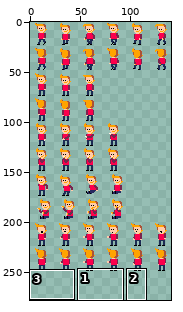
Two states of a sprite sheet, assets/human_red.png. Above, an overview of the earlier version with the close-up marked.
Close-up. Earlier state:
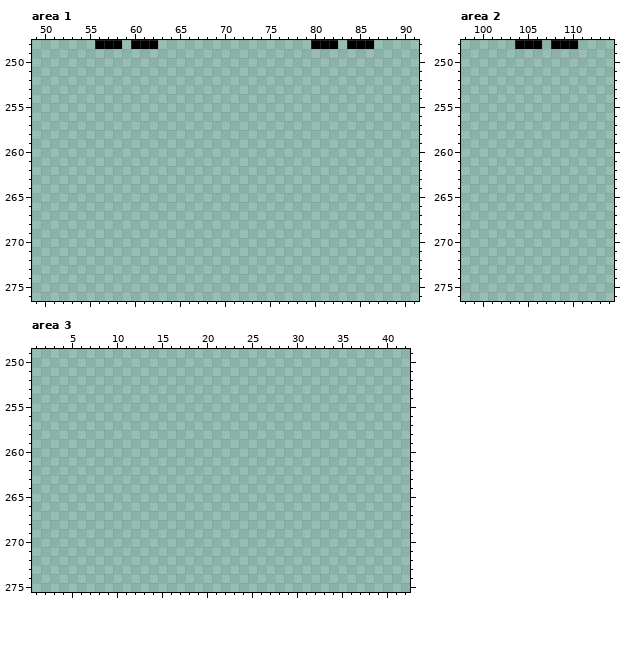
The file is 144x500 pixels. Colours within 5 levels of each other are drawn and written as one. Shown: area 1: x 49..91, y 248..276; area 2: x 98..114, y 248..276; area 3: x 1..42, y 249..275. The wide view leaves out empty margins.
And afterwards:
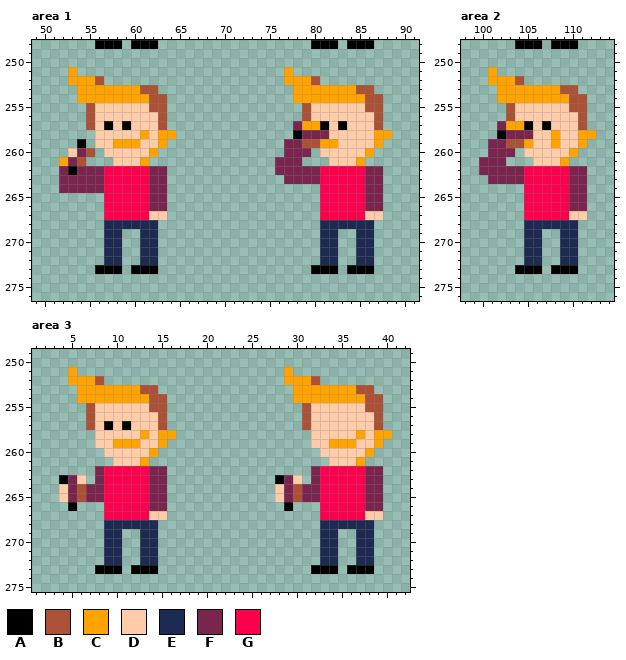
Palette (. is transparent): A #000000  B #ab5236  C #ffa300  D #ffccaa  E #1d2b53  F #7a254e  G #fb004c
Change:
Area 1:
y 251: x 53 . -> C; x 77 . -> C
y 252: x 53..56 .... -> CCCB; x 77..80 .... -> CCCB
y 253: x 54..62 ......... -> CCCCCCCBB; x 78..86 ......... -> CCCCCCCBB
y 254: x 54..63 .......... -> CCCCCCCCBB; x 78..87 .......... -> CCCCCCCCBB
y 255: x 55..63 ......... -> BDDDDDDBB; x 79..87 ......... -> BDDDDDDBB
y 256: x 55..63 ......... -> BDDDDDDDB; x 79..87 ......... -> BDDDDDDDB
y 257: x 55..63 ......... -> BDADADDDB; x 78..87 .......... -> FCCADADDDB
y 258: x 56..64 ......... -> DDDDDCDCC; x 78..88 ........... -> AFFFDDDDDCC
y 259: x 54 . -> A; x 56..63 ........ -> DDCCCDDC; x 77..87 ........... -> FFBBCCDDDDC
y 260: x 53..55 ... -> DFB; x 57..62 ...... -> DDDDDC; x 77..79 ... -> FFF; x 81..86 ...... -> DDDDDC
y 261: x 52..54 ... -> CFB; x 58..61 .... -> DDDC; x 76..78 ... -> FFF; x 82..85 .... -> DDDC
y 262: x 52..63 ............ -> FAFFFGGGGGFF; x 76..87 ............ -> FFFFFGGGGGFF
y 263: x 52..63 ............ -> FFFFFGGGGGFF; x 77..87 ........... -> FFFFGGGGGFF
y 264: x 52..63 ............ -> FFFFFGGGGGFF; x 81..87 ....... -> GGGGGFF
y 265..266: x 57..63 ....... -> GGGGGFF; x 81..87 ....... -> GGGGGFF
y 267: x 57..63 ....... -> GGGGGDD; x 81..87 ....... -> GGGGGDD
y 268: x 57..62 ...... -> EEEEEE; x 81..86 ...... -> EEEEEE
y 269..272: x 57..58 .. -> EE; x 61..62 .. -> EE; x 81..82 .. -> EE; x 85..86 .. -> EE
y 273: x 56..58 ... -> AAA; x 60..62 ... -> AAA; x 80..82 ... -> AAA; x 84..86 ... -> AAA
Area 2:
y 251: x 101 . -> C
y 252: x 101..104 .... -> CCCB
y 253: x 102..110 ......... -> CCCCCCCBB
y 254: x 102..111 .......... -> CCCCCCCCBB
y 255: x 103..111 ......... -> BDDDDDDBB
y 256: x 103..111 ......... -> BDDDDDDDB
y 257: x 102..111 .......... -> FCCADADDDB
y 258: x 102..112 ........... -> AFFFDDCDDCC
y 259: x 101..111 ........... -> FFBBCDDCDDC
y 260: x 101..103 ... -> FFF; x 105..110 ...... -> DDDDDC
y 261: x 100..102 ... -> FFF; x 106..109 .... -> DDDC
y 262: x 100..111 ............ -> FFFFFGGGGGFF
y 263: x 101..111 ........... -> FFFFGGGGGFF
y 264..266: x 105..111 ....... -> GGGGGFF
y 267: x 105..111 ....... -> GGGGGDD
y 268: x 105..110 ...... -> EEEEEE
y 269..272: x 105..106 .. -> EE; x 109..110 .. -> EE
y 273: x 104..106 ... -> AAA; x 108..110 ... -> AAA
Area 3:
y 251: x 5 . -> C; x 29 . -> C
y 252: x 5..8 .... -> CCCB; x 29..32 .... -> CCCB
y 253: x 6..14 ......... -> CCCCCCCBB; x 30..38 ......... -> CCCCCCCBB
y 254: x 6..15 .......... -> CCCCCCCCBB; x 30..39 .......... -> CCCCCCCCBB
y 255: x 7..15 ......... -> BDDDDDDBB; x 31..39 ......... -> BDDDDDDBB
y 256: x 7..15 ......... -> BDDDDDDDB; x 31..39 ......... -> BDDDDDDDB
y 257: x 7..15 ......... -> BDADADDDB; x 31..39 ......... -> BDDDDDDDB
y 258: x 8..16 ......... -> DDDDDCDCC; x 32..40 ......... -> DDDDDCDCC
y 259: x 8..15 ........ -> DDCCCDDC; x 32..39 ........ -> DDCCCDDC
y 260: x 9..14 ...... -> DDDDDC; x 33..38 ...... -> DDDDDC
y 261: x 10..13 .... -> DDDC; x 34..37 .... -> DDDC
y 262: x 8..15 ........ -> FGGGGGFF; x 32..39 ........ -> FGGGGGFF
y 263: x 4..6 ... -> AFD; x 8..15 ........ -> FGGGGGFF; x 28..30 ... -> AFD; x 32..39 ........ -> FGGGGGFF
y 264..265: x 4..15 ............ -> DFBFFGGGGGFF; x 28..39 ............ -> DFBFFGGGGGFF
y 266: x 5 . -> A; x 9..15 ....... -> GGGGGFF; x 29 . -> A; x 33..39 ....... -> GGGGGFF
y 267: x 9..15 ....... -> GGGGGDD; x 33..39 ....... -> GGGGGDD
y 268: x 9..14 ...... -> EEEEEE; x 33..38 ...... -> EEEEEE
y 269..272: x 9..10 .. -> EE; x 13..14 .. -> EE; x 33..34 .. -> EE; x 37..38 .. -> EE
y 273: x 8..10 ... -> AAA; x 12..14 ... -> AAA; x 32..34 ... -> AAA; x 36..38 ... -> AAA
Pixel boxes of the changes (left, top, right, bottom) in both close-ups:
added: (59, 67, 176, 274)
added: (275, 67, 392, 274)
added: (479, 67, 596, 274)
added: (59, 367, 176, 574)
added: (275, 367, 392, 574)
